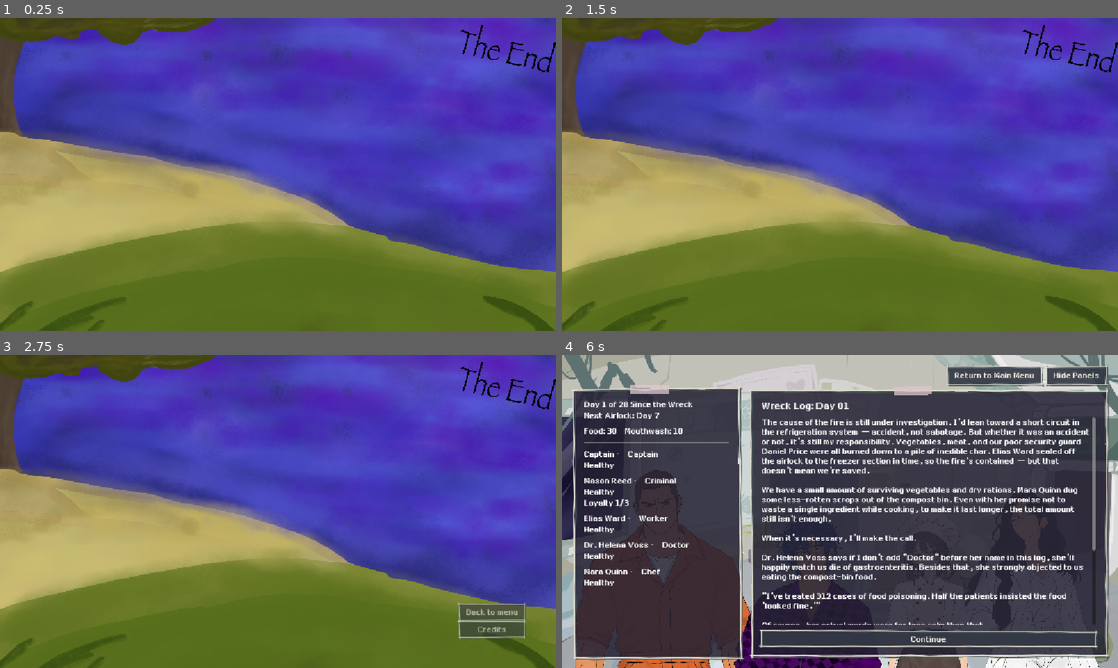
Above: before the commit, frames 1-4 (two rows, left to right).
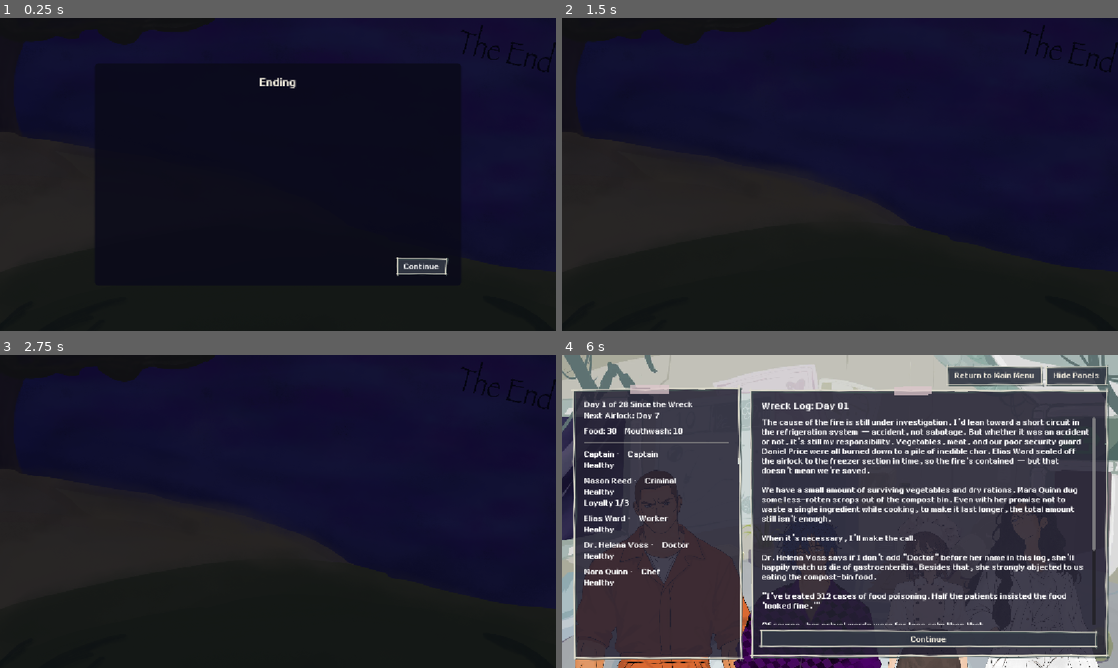
Above: after the commit, the same moments.

Repository: UnZzz/airlock
Game: Godot game, scene res://scene_system/EndScreen.tscn
The game is run twice, just before and just after one commit, with the same random seed, the same clock (stepped at 60 frames per second) and the same inputs. This scene is started directly instead of the project's main scene.
Inputs (mouse positions are in pixels of both pictures, inside the frame that each line leads up to):
- Up to frame 1 (0.25 s): no input
- Up to frame 2 (1.5 s): click (984, 265) at 0.5 s, where only the run after the commit has a clickable "Continue"; tap Enter (ui_accept) at 1.25 s; move the mouse to (962, 158) at 1.27 s; click (962, 158) at 1.42 s
- Up to frame 3 (2.75 s): tap Enter (ui_accept) at 1.52, 2, 2.27 s; move the mouse to (166, 527) at 2.02 s; click (166, 527) at 2.17 s
- Up to frame 4 (6 s): click (1056, 611) at 2.75 s, where only the run before the commit has a clickable "Back to menu"; move the mouse to (895, 442) at 3.52 s; click (895, 442) at 3.67 s; click "Start Game" at 4.25 s; click "Start Game" at 5 s; click "Continue" at 5.75 s

The runs differ from the first frame. In frame 1, 100% of the frame differs, in the area x 0-100%, y 0-100%; in frame 2, 100%; in frame 3, 100%; in frame 4, less than 0.1%.

Commit message:
Update endings

Diff:
--- a/game_flow/game_flow.gd
+++ b/game_flow/game_flow.gd
@@ -177,7 +177,11 @@
 
 
 func _on_infighting() -> void:
-	_set_ending("infighting")
+	var captain : CrewMember = Crew.get_by_role(CrewMember.Role.CAPTAIN)
+	if captain != null and captain.days_without_food >= Crew.starvation_limit:
+		_set_ending("captain_starvation")
+	else:
+		_set_ending("infighting")
 
 
 func _on_final_day() -> void:
--- a/main.gd
+++ b/main.gd
@@ -356,10 +356,7 @@
 
 
 func _show_ending() -> void:
-	_show_page(Journal.text("ending_title"), [GameFlow.get_ending_text()])
-	if GameFlow.ending_id == "survived":
-		_add_button(Journal.text("ui_continue"), _open_end_screen)
-	_add_button(Journal.text("ui_restart"), GameFlow.start_game)
+	_open_end_screen()
 
 
 func _open_end_screen() -> void:
--- a/scene_system/EndScreen.tscn
+++ b/scene_system/EndScreen.tscn
@@ -8,6 +8,17 @@
 [ext_resource type="Texture2D" uid="uid://dsguwal1m11we" path="res://character/4_4.png" id="5_iu7he"]
 [ext_resource type="Texture2D" uid="uid://cwl4th6fc05uu" path="res://character/josan.png" id="6_phtlq"]
 [ext_resource type="Texture2D" uid="uid://ddufq4ytsguqp" path="res://character/2_4.png" id="7_vfgwb"]
+
+[sub_resource type="StyleBoxFlat" id="StyleBoxFlat_story"]
+content_margin_left = 32.0
+content_margin_top = 24.0
+content_margin_right = 32.0
+content_margin_bottom = 24.0
+bg_color = Color(0.04, 0.04, 0.1, 0.86)
+corner_radius_top_left = 8
+corner_radius_top_right = 8
+corner_radius_bottom_right = 8
+corner_radius_bottom_left = 8
 
 [node name="Node" type="Node" unique_id=638350251]
 
@@ -75,21 +86,64 @@
 scale = Vector2(0.24103568, 0.28401428)
 texture = ExtResource("7_vfgwb")
 
+[node name="Dim" type="ColorRect" parent="."]
+visible = false
+anchors_preset = 15
+anchor_right = 1.0
+anchor_bottom = 1.0
+grow_horizontal = 2
+grow_vertical = 2
+mouse_filter = 2
+color = Color(0.02, 0.02, 0.08, 0.82)
+
 [node name="Control" type="MarginContainer" parent="." unique_id=511873463]
 anchors_preset = 15
 anchor_right = 1.0
 anchor_bottom = 1.0
 grow_horizontal = 2
 grow_vertical = 2
+theme_override_constants/margin_left = 64
+theme_override_constants/margin_top = 64
 theme_override_constants/margin_right = 64
 theme_override_constants/margin_bottom = 64
 script = ExtResource("1_x0sye")
+
+[node name="StoryPanel" type="PanelContainer" parent="Control"]
+custom_minimum_size = Vector2(760, 460)
+layout_mode = 2
+size_flags_horizontal = 4
+size_flags_vertical = 4
+theme_override_styles/panel = SubResource("StyleBoxFlat_story")
+
+[node name="Box" type="VBoxContainer" parent="Control/StoryPanel"]
+layout_mode = 2
+theme_override_constants/separation = 16
+
+[node name="Title" type="Label" parent="Control/StoryPanel/Box"]
+layout_mode = 2
+theme_override_colors/font_color = Color(0.95, 0.93, 0.87, 1)
+theme_override_font_sizes/font_size = 28
+horizontal_alignment = 1
+
+[node name="Text" type="RichTextLabel" parent="Control/StoryPanel/Box"]
+layout_mode = 2
+size_flags_vertical = 3
+theme_override_colors/default_color = Color(0.95, 0.93, 0.87, 1)
+theme_override_font_sizes/normal_font_size = 20
+scroll_active = true
+
+[node name="ContinueButton" type="Button" parent="Control/StoryPanel/Box"]
+layout_mode = 2
+size_flags_horizontal = 8
 
 [node name="Menu" type="VBoxContainer" parent="Control" unique_id=1662619736]
 layout_mode = 2
 size_flags_horizontal = 8
 size_flags_vertical = 8
 
+[node name="RestartButton" type="Button" parent="Control/Menu"]
+layout_mode = 2
+
 [node name="BackMenuButton" type="Button" parent="Control/Menu" unique_id=1010677028]
 layout_mode = 2
 
--- a/scene_system/end_screen.gd
+++ b/scene_system/end_screen.gd
@@ -1,6 +1,7 @@
 extends Control
 
 const START_SCENE_PATH: String = "res://start/StartScreen.tscn"
+const GAME_SCENE_PATH: String = "res://main.tscn"
 
 @export var fade_in_time: float = 1.2
 @export var fade_out_time: float = 0.8
@@ -9,6 +10,12 @@
 @onready var menu = $Menu
 @onready var back_menu_button = $Menu/BackMenuButton
 @onready var credit_button = $Menu/CreditButton
+@onready var restart_button = $Menu/RestartButton
+@onready var story_panel = $StoryPanel
+@onready var story_title = $StoryPanel/Box/Title
+@onready var story_text = $StoryPanel/Box/Text
+@onready var continue_button = $StoryPanel/Box/ContinueButton
+@onready var dim: ColorRect = $"../Dim"
 @onready var crew_portraits: Dictionary = {
 	"mason": $"../TextureRect2",
 	"captain": $"../TextureRect3",
@@ -27,15 +34,32 @@
 	EventManager.guest_changed.connect(func(_aboard: bool): _refresh_characters())
 	_refresh_characters()
 
-	back_menu_button.text = "Back to menu"
-	credit_button.text = "Credits"
+	back_menu_button.text = Journal.text("ui_return_menu")
+	credit_button.text = Journal.text("ui_credits")
+	restart_button.text = Journal.text("ui_restart")
+	story_title.text = Journal.text("ending_title")
+	story_text.text = GameFlow.get_ending_text()
+	continue_button.text = Journal.text("ui_continue")
 
 	back_menu_button.pressed.connect(_on_back_menu)
 	credit_button.pressed.connect(_on_credit)
+	restart_button.pressed.connect(_on_restart)
+	continue_button.pressed.connect(_on_continue)
 
 	# Only hide the buttons/menu.
 	# Background stays visible.
 	menu.modulate.a = 0.0
+	menu.hide()
+	continue_button.grab_focus()
+
+
+func _on_continue() -> void:
+	continue_button.disabled = true
+	var story_tween: Tween = create_tween()
+	story_tween.tween_property(story_panel, "modulate:a", 0.0, fade_out_time)
+	await story_tween.finished
+	story_panel.hide()
+	menu.show()
 
 	# Wait 2 seconds
 	await get_tree().create_timer(menu_delay).timeout
@@ -57,18 +81,28 @@
 
 func _refresh_characters() -> void:
 	remaining_character_count = 0
+	var survived: bool = GameFlow.ending_id == "survived"
+	dim.visible = not survived
 	for member_id in crew_portraits:
 		var member: CrewMember = Crew.get_member(member_id)
 		var portrait: TextureRect = crew_portraits[member_id]
-		portrait.visible = member != null and member.status != CrewMember.Status.EXILED
+		portrait.visible = survived and member != null and member.is_on_board()
 		if portrait.visible:
 			remaining_character_count += 1
-	guest_portrait.visible = EventManager.guest_aboard
+	guest_portrait.visible = survived and EventManager.guest_aboard
 	if guest_portrait.visible:
 		remaining_character_count += 1
 
 
 func _on_back_menu() -> void:
+	_leave(START_SCENE_PATH)
+
+
+func _on_restart() -> void:
+	_leave(GAME_SCENE_PATH)
+
+
+func _leave(scene_path: String) -> void:
 	if leaving:
 		return
 
@@ -76,6 +110,7 @@
 
 	back_menu_button.disabled = true
 	credit_button.disabled = true
+	restart_button.disabled = true
 
 	# Fade only the buttons out
 	var tween: Tween = create_tween()
@@ -89,7 +124,7 @@
 
 	await tween.finished
 
-	get_tree().change_scene_to_file(START_SCENE_PATH)
+	get_tree().change_scene_to_file(scene_path)
 
 
 func _on_credit() -> void:
--- a/story/story_en.json
+++ b/story/story_en.json
@@ -763,6 +763,9 @@
   	"captain_injury": [
   		"In the end, the wound won. Mouthwash can fool bacteria for a while, but it can't fool death. The most brilliant captain this ship ever had never made it to Tahiti."
   	],
+  	"infighting": [
+  		"Hunger has worn away the last of the crew's restraint. Infighting breaks out, bringing the voyage to an end."
+  	],
   	"mutiny": [
   		"{criminal} has had enough. He used to be the one person on this ship who did whatever I said, which is exactly why he knows best what I've done. Tonight, he opened the airlock. Only this time, I was the one standing inside it."
   	]
--- a/story/story_zh.json
+++ b/story/story_zh.json
@@ -931,6 +931,9 @@
 		],
 		"mutiny": [
 			"{criminal}受够了。他曾经是这艘船上最听我话的人，也正因为如此，他最清楚我到底做过些什么。今晚，他打开了气闸。只不过这一次，站在里面的人是我。"
+		],
+		"infighting": [
+			"饥饿耗尽了最后的理智，船员之间爆发了内斗。航行就此终结。"
 		]
 	}
 }
--- a/story/system_text_en.json
+++ b/story/system_text_en.json
@@ -83,7 +83,7 @@
 	"airlock_nobody_sedated": "Nobody ate dinner tonight, so nobody fell asleep.",
 	"airlock_result_exile": "The airlock opened, then closed again. {name} is no longer on board.",
 	"airlock_result_nobody": "The airlock stayed shut tonight.",
-	"ending_infighting": "Hunger has worn away the last of the crew's restraint. Infighting breaks out, bringing the voyage to an end.",
+	"ui_credits": "Credits",
 	"event_sick": "{name} got sick.",
 	"journal_exiled_debt": "{name} left on the Firebreath ship to work off our debt. Let's hope they keep their word.",
 	"ui_language": "Language: English",
--- a/story/system_text_zh.json
+++ b/story/system_text_zh.json
@@ -83,7 +83,7 @@
     "airlock_nobody_sedated":  "今晚没有人吃晚餐，也就没有人睡过去。",
     "airlock_result_exile":  "气闸开了，又关上了。{name}不在船上了。",
     "airlock_result_nobody":  "今晚气闸没有打开。",
-    "ending_infighting": "饥饿耗尽了最后的理智，船员之间爆发了内斗。航行就此终结。",
+    "ui_credits": "制作人员",
     "event_sick":  "{name}生病了。",
     "journal_exiled_debt":  "{name}跟着Firebreath的飞船走了，去替我们还债。希望他们说话算话。",
     "ui_language":  "语言：中文",
Not shown, changed: Jiamu edited.md
